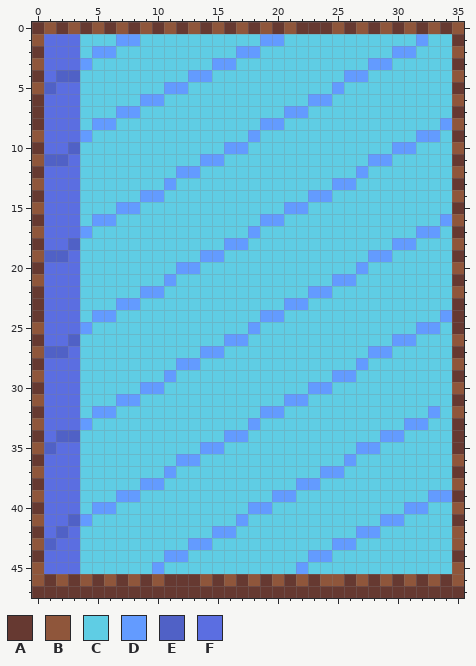
One commit to this pixel-art sprite: assets/sprites/Updated/lake.png. That is the earlier state.
The file is 360x480 pixels, drawn in blocks of 10x10; one block is one cell here.
Palette (. is transparent): A #663931  B #8f563b  C #5fcde4  D #639bff  E #5061c6  F #5b6ee1
Pixels before, first column x 0:
 0 ABABABABABABABABABABABAAABABABABABAB
 1 BFFFCCCDDCCCCCCCCCCDDCCCCCCCCCCCDCCA
 2 AFFFCDDCCCCCCCCCCDDCCCCCCCCCCCDDCCCB
 3 BFFFDCCCCCCCCCCDDCCCCCCCCCCCDDCCCCCA
 4 AFEECCCCCCCCCDDCCCCCCCCCCCDDCCCCCCCB
 5 BEFFCCCCCCCDDCCCCCCCCCCCCDCCCCCCCCCA
 6 AFFFCCCCCDDCCCCCCCCCCCCDDCCCCCCCCCCB
 7 AFFFCCCDDCCCCCCCCCCCCDDCCCCCCCCCCCCA
 8 AFFFCDDCCCCCCCCCCCCDDCCCCCCCCCCCCCDB
 9 BFFFDCCCCCCCCCCCCCDCCCCCCCCCCCCCDDCA
10 AFFECCCCCCCCCCCCDDCCCCCCCCCCCCDDCCCB
11 BEEFCCCCCCCCCCDDCCCCCCCCCCCCDDCCCCCA
12 AFFFCCCCCCCCDDCCCCCCCCCCCCCDCCCCCCCB
13 BFFFCCCCCCCDCCCCCCCCCCCCCDDCCCCCCCCA
14 AFFFCCCCCDDCCCCCCCCCCCCDDCCCCCCCCCCB
15 BFFFCCCDDCCCCCCCCCCCCDDCCCCCCCCCCCCA
16 AFFFCDDCCCCCCCCCCCCDDCCCCCCCCCCCCCDB
17 BFFFDCCCCCCCCCCCCCDCCCCCCCCCCCCCDDCA
18 AFFECCCCCCCCCCCCDDCCCCCCCCCCCCDDCCCB
19 BEEFCCCCCCCCCCDDCCCCCCCCCCCCDDCCCCCA
20 AFFFCCCCCCCCDDCCCCCCCCCCCCCDCCCCCCCB
21 BFFFCCCCCCCDCCCCCCCCCCCCCDDCCCCCCCCA
22 AFFFCCCCCDDCCCCCCCCCCCCDDCCCCCCCCCCB
23 AFFFCCCDDCCCCCCCCCCCCDDCCCCCCCCCCCCA
24 AFFFCDDCCCCCCCCCCCCDDCCCCCCCCCCCCCDA
25 BFFFDCCCCCCCCCCCCCDCCCCCCCCCCCCCDDCA
26 AFFECCCCCCCCCCCCDDCCCCCCCCCCCCDDCCCB
27 BEEFCCCCCCCCCCDDCCCCCCCCCCCCDDCCCCCA
28 AFFFCCCCCCCCDDCCCCCCCCCCCCCDCCCCCCCB
29 BFFFCCCCCCCDCCCCCCCCCCCCCDDCCCCCCCCA
30 AFFFCCCCCDDCCCCCCCCCCCCDDCCCCCCCCCCB
31 BFFFCCCDDCCCCCCCCCCCCDDCCCCCCCCCCCCA
32 AFFFCDDCCCCCCCCCCCCDDCCCCCCCCCCCCDCB
33 BFFFDCCCCCCCCCCCCCDCCCCCCCCCCCCDDCCA
34 AFEECCCCCCCCCCCCDDCCCCCCCCCCCDDCCCCA
35 BEFFCCCCCCCCCCDDCCCCCCCCCCCDDCCCCCCA
36 AFFFCCCCCCCCDDCCCCCCCCCCCCDCCCCCCCCB
37 BFFFCCCCCCCDCCCCCCCCCCCCDDCCCCCCCCCA
38 AFFFCCCCCDDCCCCCCCCCCCDDCCCCCCCCCCCB
39 BFFFCCCDDCCCCCCCCCCCDDCCCCCCCCCCCDDA
40 AFFFCDDCCCCCCCCCCCDDCCCCCCCCCCCDDCCB
41 BFFEDCCCCCCCCCCCCDCCCCCCCCCCCDDCCCCA
42 AFEFCCCCCCCCCCCDDCCCCCCCCCCDDCCCCCCB
43 BEFFCCCCCCCCCDDCCCCCCCCCCDDCCCCCCCCB
44 AFFFCCCCCCCDDCCCCCCCCCCDDCCCCCCCCCCA
45 BFFFCCCCCCDCCCCCCCCCCCDCCCCCCCCCCCCB
46 BABABABABABAAABABABABABABBABABABABAB
47 AAAAAAAAAAAAAAAAAAAAAAAAAAAAAAAAAAAA
New version:
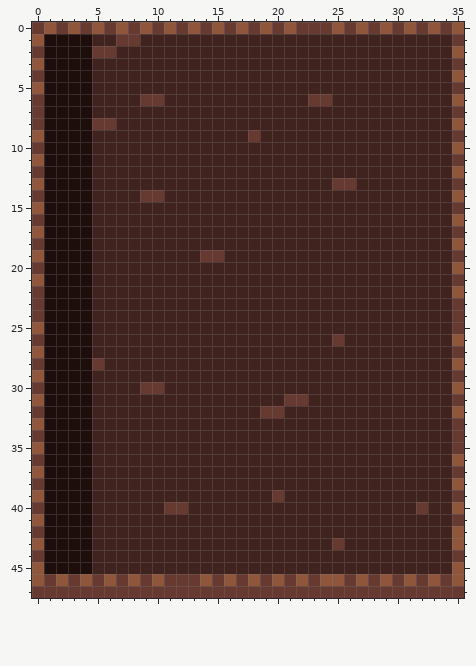
Change:
Colour C changes from #5fcde4 to #40231e.
Colour F changes from #5b6ee1 to #1d0e0c.
Colour A replaces colour C in row 26 at x 25; in row 28 at x 5; in row 40 at x 11 to 12.
Colour A replaces colour D in row 1 at x 7 to 8; in row 2 at x 5 to 6; in row 6 at x 9 to 10 and 23 to 24; in row 8 at x 5 to 6; in row 9 at x 18; in row 13 at x 25 to 26.
Colour A replaces colour D in row 14 at x 9 to 10; in row 19 at x 14 to 15; in row 30 at x 9 to 10; in row 31 at x 21 to 22; in row 32 at x 19 to 20; in row 39 at x 20.
Colour A replaces colour D in row 40 at x 32; in row 43 at x 25.
Colour C replaces colour D in row 1 at x 19 to 20 and 32; in row 2 at x 17 to 18 and 30 to 31; in row 3 at x 15 to 16 and 28 to 29; in row 4 at x 13 to 14 and 26 to 27; in row 5 at x 11 to 12 and 25; in row 7 at x 7 to 8 and 21 to 22.
Colour C replaces colour D in row 8 at x 19 to 20 and 34; in row 9 at x 32 to 33; in row 10 at x 16 to 17 and 30 to 31; in row 11 at x 14 to 15 and 28 to 29; in row 12 at x 12 to 13 and 27; in row 13 at x 11.
Colour C replaces colour D in row 14 at x 23 to 24; in row 15 at x 7 to 8 and 21 to 22; in row 16 at x 5 to 6, 19 to 20 and 34; in row 17 at x 18 and 32 to 33; in row 18 at x 16 to 17 and 30 to 31; in row 19 at x 28 to 29.
Colour C replaces colour D in row 20 at x 12 to 13 and 27; in row 21 at x 11 and 25 to 26; in row 22 at x 9 to 10 and 23 to 24; in row 23 at x 7 to 8 and 21 to 22; in row 24 at x 5 to 6, 19 to 20 and 34; in row 25 at x 18 and 32 to 33.
Colour C replaces colour D in row 26 at x 16 to 17 and 30 to 31; in row 27 at x 14 to 15 and 28 to 29; in row 28 at x 12 to 13 and 27; in row 29 at x 11 and 25 to 26; in row 30 at x 23 to 24; in row 31 at x 7 to 8.
Colour C replaces colour D in row 32 at x 5 to 6 and 33; in row 33 at x 18 and 31 to 32; in row 34 at x 16 to 17 and 29 to 30; in row 35 at x 14 to 15 and 27 to 28; in row 36 at x 12 to 13 and 26; in row 37 at x 11 and 24 to 25.
Colour C replaces colour D in row 38 at x 9 to 10 and 22 to 23; in row 39 at x 7 to 8, 21 and 33 to 34; in row 40 at x 5 to 6, 18 to 19 and 31; in row 41 at x 17 and 29 to 30; in row 42 at x 15 to 16 and 27 to 28; in row 43 at x 13 to 14 and 26.
Colour C replaces colour D in row 44 at x 11 to 12 and 23 to 24; in row 45 at x 10 and 22.
Colour F replaces colour C in rows 1 to 2 at x 4; in rows 4 to 8 at x 4; in rows 10 to 16 at x 4; in rows 18 to 24 at x 4; in rows 26 to 32 at x 4; in rows 34 to 40 at x 4.
Colour F replaces colour C in rows 42 to 45 at x 4.
Colour F replaces colour D in row 3 at x 4; in row 9 at x 4; in row 17 at x 4; in row 25 at x 4; in row 33 at x 4; in row 41 at x 4.
Colour F replaces colour E in row 4 at x 2 to 3; in row 5 at x 1; in row 10 at x 3; in row 11 at x 1 to 2; in row 18 at x 3; in row 19 at x 1 to 2.
Colour F replaces colour E in row 26 at x 3; in row 27 at x 1 to 2; in row 34 at x 2 to 3; in row 35 at x 1; in row 41 at x 3; in row 42 at x 2.
Colour F replaces colour E in row 43 at x 1.
